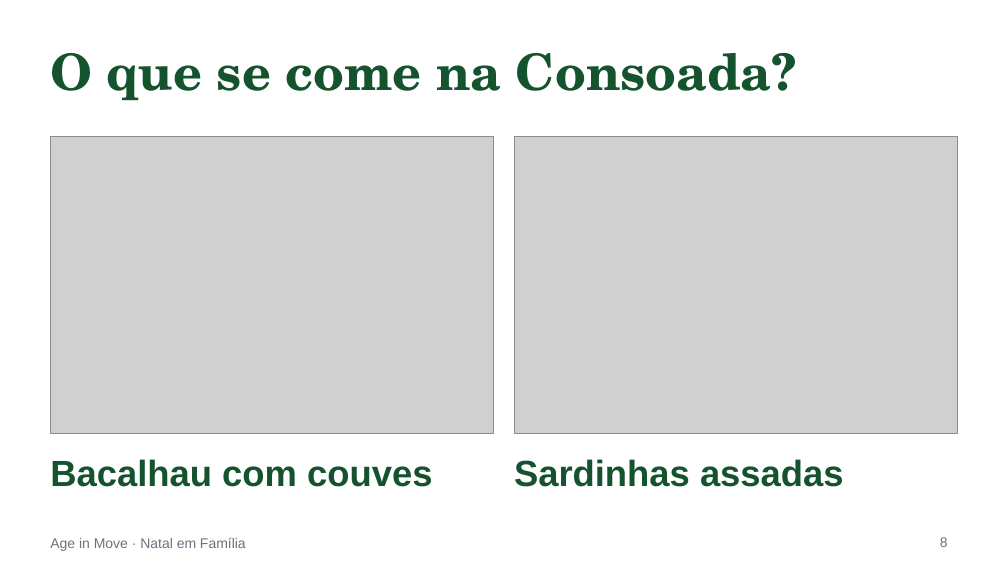
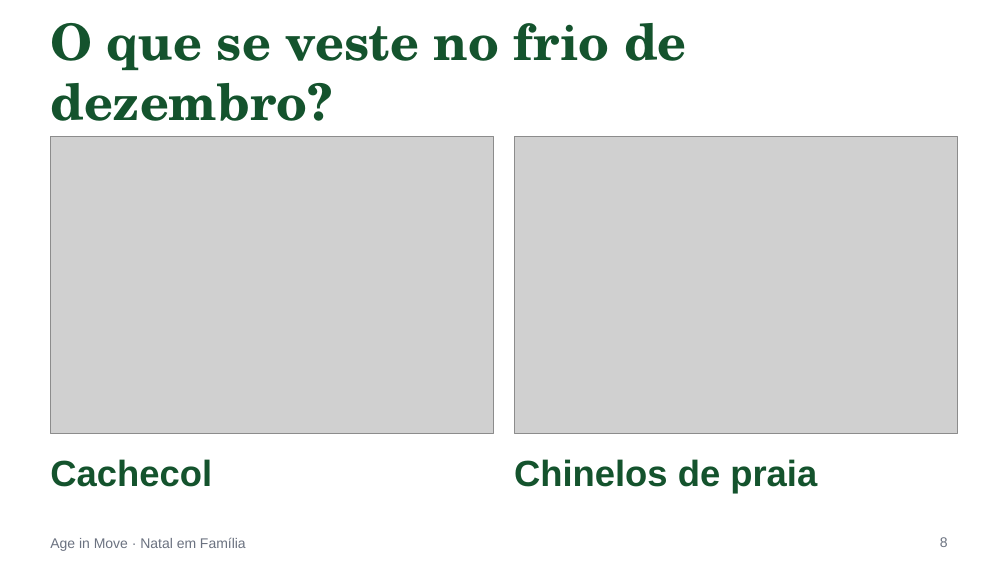
Before and after one commit to ageinmove25-bit/age-in-move-platform, a slide deck: slide 8 of materiais/powerpoints/pptx/v2/natal-em-familia.pptx. Drawn at 1008x567 pixels with LibreOffice and Linux fonts; fonts in the diff are those of the drawing; grey boxes stand for pictures. Boxes give left, top, right and bottom in pixels: in the first picture for what was removed or moved away, otherwise in the second. Text is boxed around its words. In the diff, an @@ line names an element or a change of style, - is before the commit and + after.

```diff
--- a/materiais/powerpoints/pptx/v2/natal-em-familia.pptx
+++ b/materiais/powerpoints/pptx/v2/natal-em-familia.pptx
@@ title at bbox=[50, 23, 687, 138]: text changed @@
-O que se come na Consoada?
+O que se veste no frio de dezembro?
@@ text at bbox=[50, 459, 212, 487]: text changed @@
-Bacalhau com couves
+Cachecol
@@ text at bbox=[514, 459, 817, 493]: text changed @@
-Sardinhas assadas
+Chinelos de praia
```
Also in this commit, not shown: 11 other slides changed, 1 slide added, 1 slide removed, 24 other files.
